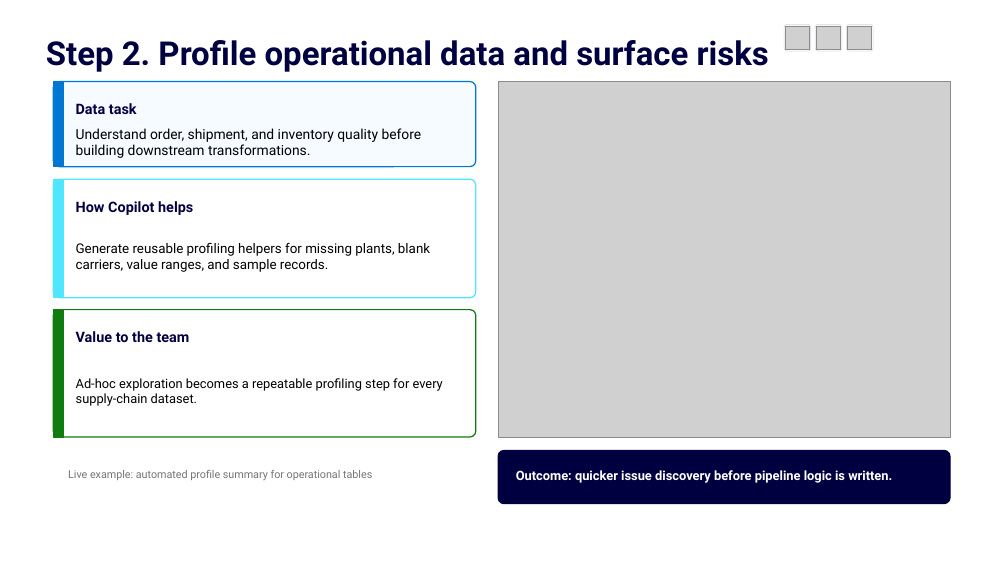
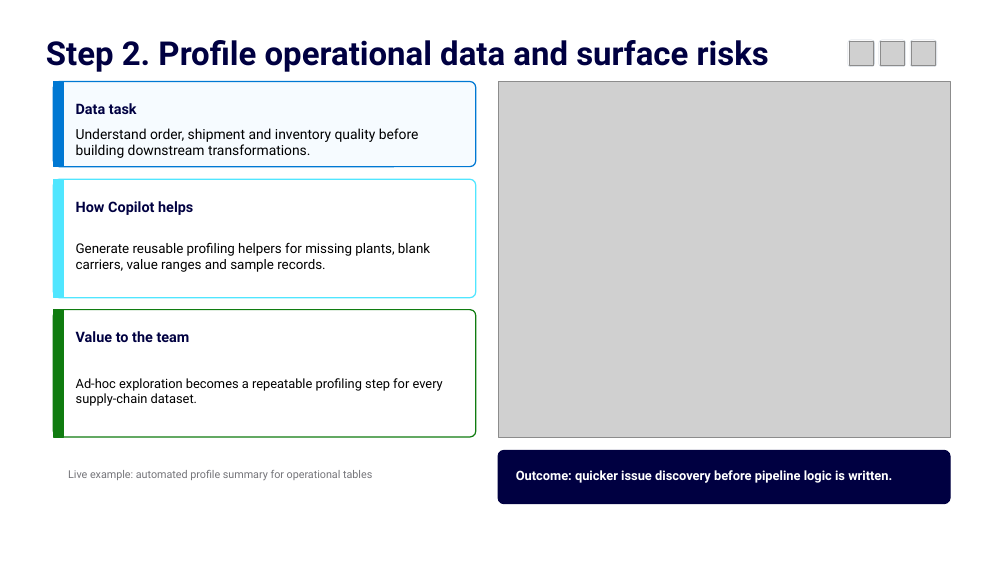
Before and after one commit to jordanbean-msft/github-copilot-for-data-professionals, a slide deck: slide 6 of deck/github-copilot-for-data-professionals.pptx. Drawn at 1008x563 pixels with LibreOffice and Linux fonts; fonts in the diff are those of the drawing; grey boxes stand for pictures; background and template pictures are left out. Boxes give left, top, right and bottom in pixels: in the first picture for what was removed or moved away, otherwise in the second. Text is boxed around its words. In the diff, an @@ line names an element or a change of style, - is before the commit and + after.

```diff
--- a/deck/github-copilot-for-data-professionals.pptx
+++ b/deck/github-copilot-for-data-professionals.pptx
@@ 3 pictures, 3 rounded rectangles moved together from (x1=784, y1=24, x2=873, y2=51) to (x1=848, y1=40, x2=937, y2=67) @@
@@ text at (x1=76, y1=128, x2=419, y2=158): text changed @@
-Understand order, shipment, and inventory quality before building downstream transformations.
+Understand order, shipment and inventory quality before building downstream transformations.
@@ text at (x1=76, y1=243, x2=430, y2=272): text changed @@
-Generate reusable profiling helpers for missing plants, blank carriers, value ranges, and sample records.
+Generate reusable profiling helpers for missing plants, blank carriers, value ranges and sample records.
```
Also in this commit, not shown: 10 other slides changed, 4 other files.
